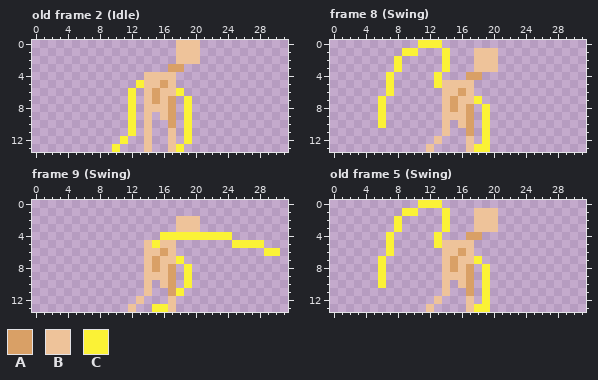
Pixel-art file -- art/ase/longArm.aseprite. This is how it looked before the edit.
32x14 pixels, 13 frames. Shown: old frame 2 (Idle), frame 8 (Swing), frame 9 (Swing), old frame 5 (Swing). The commit also changed other frames, which this record leaves out.
Palette (. is transparent): A #d9a066  B #eec39a  C #fbf236
Pixels before, old frame 2 (Idle), first column x 10:
 0 ........BBB
 1 ........BBB
 2 ........BBB
 3 .......AA..
 4 ....BBBB...
 5 ...CBBAB...
 6 ..C.BABBC..
 7 ..C.BABA.C.
 8 ..C.BBBA.C.
 9 ..C.B.BA.C.
10 ..C.B..A.C.
11 ..C.B..B.C.
12 .C..B..B.C.
13 C...B..BC..
Pixels before, frame 8 (Swing), first column x 6:
 0 .....CCC.......
 1 ...CC...C...BBB
 2 ..C.....C...BBB
 3 ..C.....C...BBB
 4 .C.....C...AA..
 5 .C.....CBBBB...
 6 .C......BBAB...
 7 C.......BABBC..
 8 C.......BABA.C.
 9 C.......BBBA.C.
10 C.......B.BA.C.
11 ........B..A.C.
12 .......B...B.C.
13 ......B....BCC.
Pixels before, frame 9 (Swing), first column x 12:
 2 ......BBB..........
 3 ......BBB..........
 4 ....CCCCCCCCC......
 5 ..BCBB.......CCCC..
 6 ..BBAB...........CC
 7 ..BABBC............
 8 ..BABA.C...........
 9 ..BBBA.C...........
10 ..B.BA.C...........
11 ..B..AC............
12 .B...B.............
13 B..CCB.............
Pixels before, old frame 5 (Swing), first column x 6:
 0 .....CCC.......
 1 ...CC...C...BBB
 2 ..C.....C...BBB
 3 ..C.....C...BBB
 4 .C.....C...AA..
 5 .C.....CBBBB...
 6 .C......BBAB...
 7 C.......BABBC..
 8 C.......BABA.C.
 9 C.......BBBA.C.
10 C.......B.BA.C.
11 ........B..A.C.
12 .......B...B.C.
13 ......B....BCC.
The result:
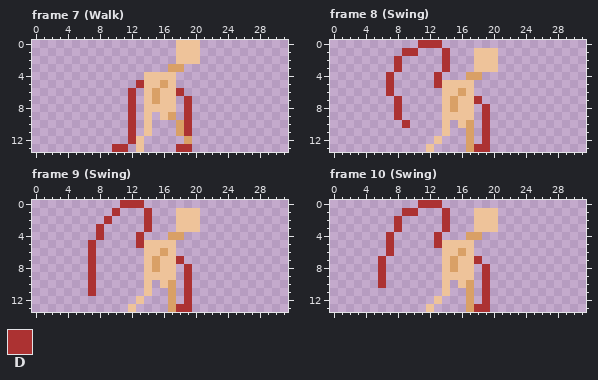
Colours new in this view: D #ac3232
A new or re-ordered frame is compared with the old frame closest to it.
Author's note on the commit: add long arm walk animation
The exact change:
frames re-ordered
Frame 7 (Walk) against old frame 2 (Idle):
The edit adds colour A in rows 10 to 11 at x 18.
Colour C gives way to colour A in row 12 at x 19.
The edit adds colour B in rows 12 to 13 at x 13.
Colour A gives way to colour B in rows 7 to 8 at x 17.
The edit adds colour D in row 12 at x 12; in row 13 at x 11 and 19.
Colour C gives way to colour D in row 5 at x 13; in row 6 at x 12 and 18; in rows 7 to 11 at x 12 and 19; in row 13 at x 10 and 18.
The edit erases colour A in row 10 at x 17.
The edit erases colour B in row 11 at x 17; in rows 12 to 13 at x 14 and 17.
The edit erases colour C in row 12 at x 11.
Frame 8 (Swing):
Colour B gives way to colour A in rows 12 to 13 at x 17.
Colour A gives way to colour B in rows 8 to 9 at x 17.
The edit adds colour D in rows 7 to 9 at x 8; in row 10 at x 9.
Colour C gives way to colour D in row 0 at x 11 to 13; in row 1 at x 9 to 10 and 14; in rows 2 to 3 at x 8 and 14; in rows 4 to 5 at x 7 and 13; in row 6 at x 7; in row 7 at x 18.
Colour C gives way to colour D in rows 8 to 12 at x 19; in row 13 at x 18 to 19.
The edit erases colour C in rows 7 to 10 at x 6.
Frame 9 (Swing):
Colour B gives way to colour A in rows 12 to 13 at x 17.
Colour C gives way to colour A in row 4 at x 17 to 18.
The edit adds colour B in row 1 at x 18 to 20.
Colour A gives way to colour B in rows 8 to 9 at x 17.
Colour C gives way to colour B in row 5 at x 15.
The edit adds colour D in row 0 at x 11 to 13; in row 1 at x 10 and 14; in row 2 at x 9 and 14; in row 3 at x 8 and 14; in row 4 at x 8 and 13; in row 5 at x 7 and 13.
The edit adds colour D in rows 6 to 10 at x 7; in row 11 at x 7 and 19; in row 12 at x 19; in row 13 at x 18 to 19.
Colour C gives way to colour D in row 7 at x 18; in rows 8 to 10 at x 19.
The edit erases colour C in row 4 at x 16 and 19 to 24; in row 5 at x 25 to 28; in row 6 at x 29 to 30; in row 11 at x 18; in row 13 at x 15 to 16.
Frame 10 (Swing) against old frame 5 (Swing):
Colour B gives way to colour A in rows 12 to 13 at x 17.
Colour A gives way to colour B in rows 8 to 9 at x 17.
Colour C gives way to colour D in row 0 at x 11 to 13; in row 1 at x 9 to 10 and 14; in rows 2 to 3 at x 8 and 14; in rows 4 to 5 at x 7 and 13; in row 6 at x 7; in row 7 at x 6 and 18.
Colour C gives way to colour D in rows 8 to 10 at x 6 and 19; in rows 11 to 12 at x 19; in row 13 at x 18 to 19.
Changed places in both pictures, as pixel boxes (x1, y1, x2, y2):
changed: (112, 80, 192, 152)
changed: (378, 40, 490, 152)
changed: (88, 200, 280, 312)
changed: (378, 200, 490, 312)
